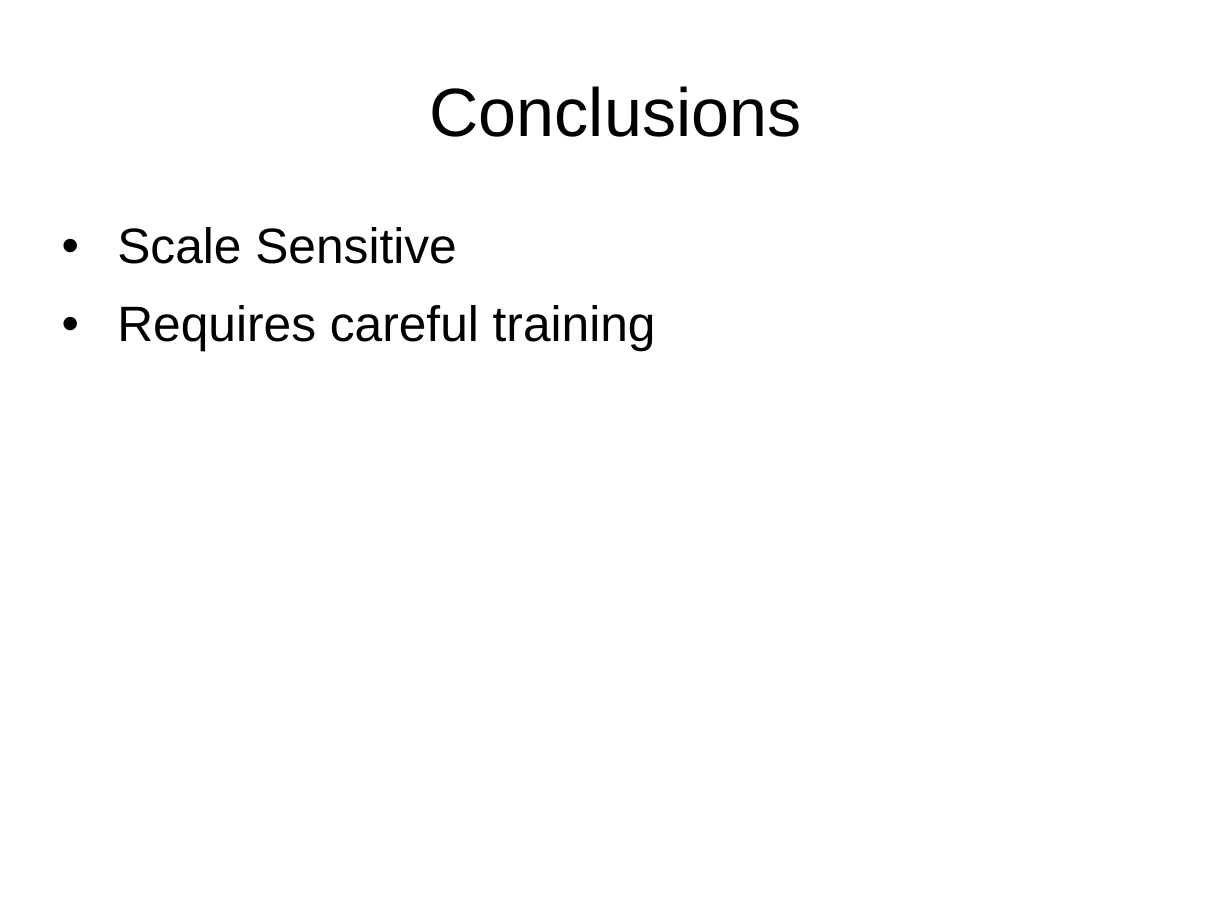
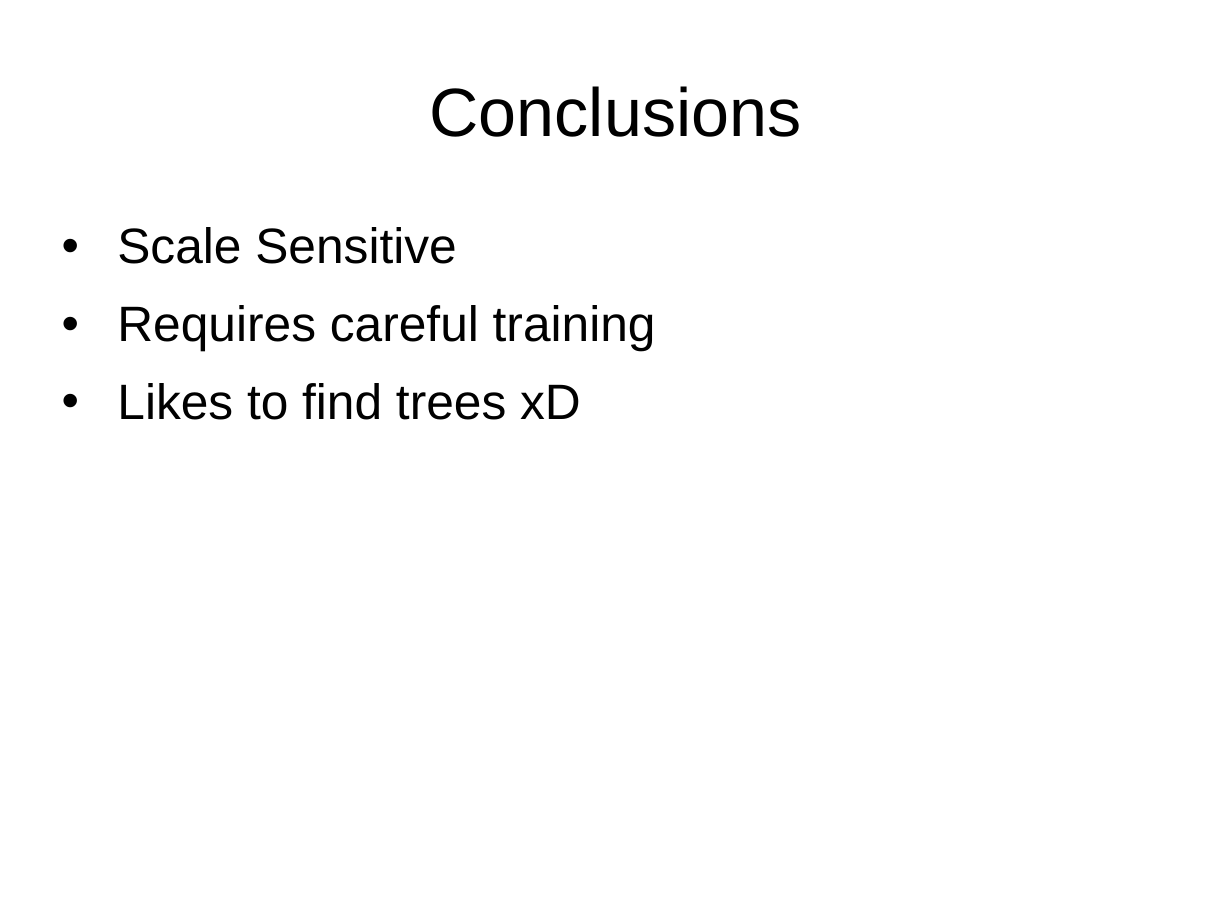
Before and after one commit to jgac1g08/OrientedGrads, a slide deck: slide 20 of HOGPres1.pptx (slide 26 before the commit). Drawn at 1232x924 pixels with LibreOffice and Linux fonts; fonts in the diff are those of the drawing. Boxes give left, top, right and bottom in pixels: in the first picture for what was removed or moved away, otherwise in the second. Text is boxed around its words. In the diff, an @@ line names an element or a change of style, - is before the commit and + after.

```diff
--- a/HOGPres1.pptx
+++ b/HOGPres1.pptx
@@ text at box(117, 383, 581, 420): paragraph added @@
+• Likes to find trees xD
```
Also in this commit, not shown: 4 other slides changed, 1 slide added, 7 slides removed.
